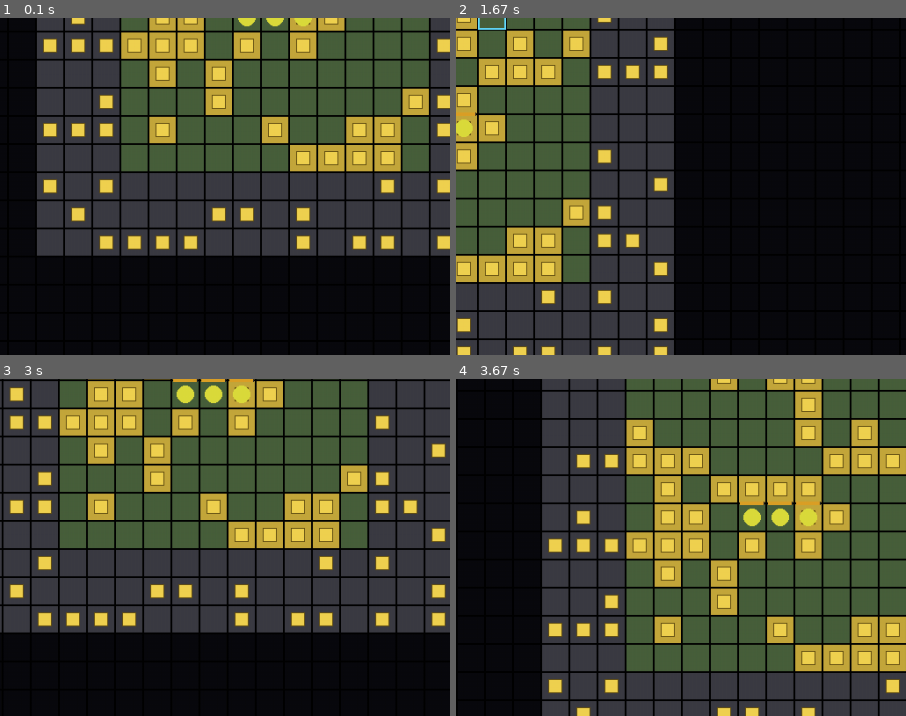
Above: before the commit, frames 1-4 (two rows, left to right).
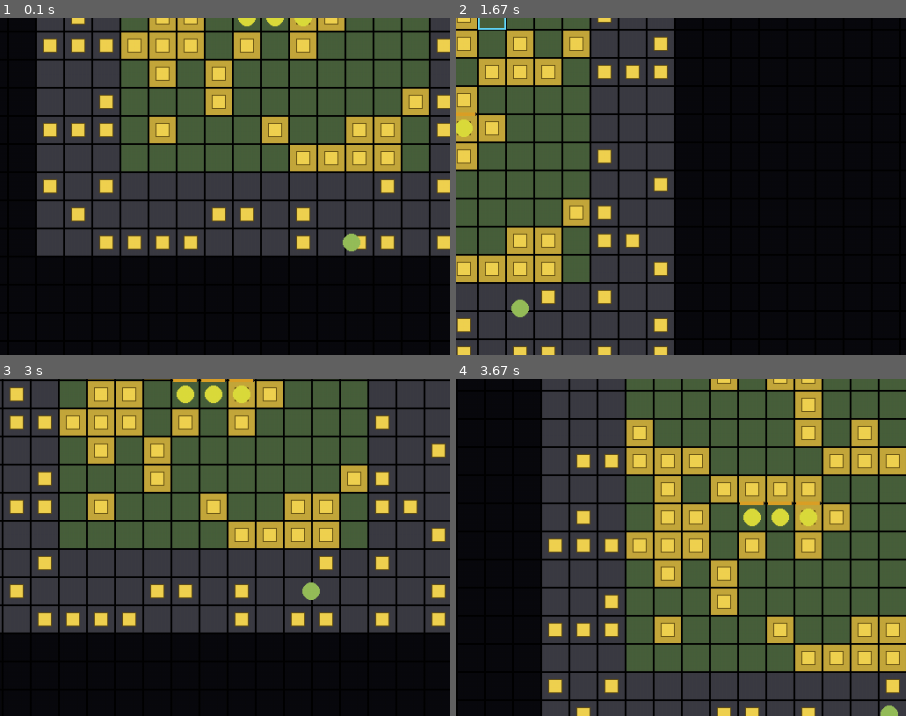
Above: after the commit, the same moments.

Repository: MiohitoKiri5474/PyGame-Final
Game: pygame game, started from src/main.py
Same seed, same stepped clock (60 frames per second), same inputs: the game is played once before the commit and once after it.
Inputs (mouse positions are % of the whole screen's width and height, from its top left):
- Up to frame 1 (0.1 s): no input
- Up to frame 2 (1.67 s): hold Right 0.33-0.8 s; move the mouse to (46, 54) at 0.37 s; hold Up 0.83-1.13 s; move the mouse to (82, 47) at 0.87 s; tap Space at 0.9, 1.23, 1.53 s; tap 2 at 0.98 s; hold Right 1.17-1.63 s; move the mouse to (26, 51) at 1.2 s; tap 3 at 1.32 s
- Up to frame 3 (3 s): click (19, 73) at 1.72 s; hold Left 2-2.53 s; tap Space at 2.07, 2.37, 2.63, 2.97 s; click (65, 15) at 2.08 s; tap 2 at 2.15 s; hold Down 2.57-2.87 s; click (62, 59) at 2.65 s; tap 3 at 2.72 s; hold Left from 2.9 s (still down); click (52, 16) at 2.98 s
- Up to frame 4 (3.67 s): tap Space at 3.27, 3.4 s; release Left at 3.3 s; hold Up from 3.33 s (still down); click (14, 47) at 3.42 s; tap 2 at 3.48 s
The pictures show only the part of the screen within x 21-71%, y 50-100%; the shares and areas given below are measured in that part.

The runs differ from the first frame. In frame 1, 0.2% of the frame differs, in the area x 76-81%, y 63-70%; in frame 2, 0.2%; in frame 3, 0.2%; in frame 4, 0.1%.

Commit message:
feat: implement ticket 24 - wildlife / animal fauna
Neutral animals (Flying Squirrel, Fish, Wild Boar, Horse, Wolf, Bear)
spawn on unclaimed/frontier tiles and wander passively (movement.py's
step_toward_path, same primitive NPC/Monster use). Non-dangerous
species never engage in combat by construction (nothing proximity-
checks them, combat.py untouched); dangerous species flip is_hostile
only via take_damage().

New animal.py (Animal entity) and wildlife.py (placement + tick),
wired through the ticket-13 per-tick hook via plugins.py, same
self-registration pattern as every other feature module. world.py's
World.__init__ owns world.animals directly (unlike nests, which
Game.__init__ owns) since animals are World's own state per the
ticket. save.py persists the animal list and spawn timer.

This branch predated tickets 13/14 merging into develop - merged
develop in before finishing (two add/add doc conflicts resolved by
keeping develop's completed ticket docs, one both-sides-append
conflict in constants.py resolved by keeping both blocks).

/code-review medium: 2 findings.
- ANIMAL_MAX_COUNT was dead configuration (only initial population
  existed, no ongoing cap). Fixed: world.animal_spawn_timer + a
  periodic top-up spawn in _tick_wildlife, mirroring NestManager's
  own ongoing-spawn pattern.
- Animal.is_hostile has no reader yet. Intentional: nothing attacks
  animals until ticket 25 (Hunt task) exists - is_hostile is the
  data-model half of "retaliate", ready for that ticket to consume.
  Building animal-side combat resolution now would duplicate work
  ticket 25 already owns. Documented, not fixed here.

Disclosure: Based on Claude Code generated output.

Diff:
--- /dev/null
+++ b/src/animal.py
@@ -0,0 +1,50 @@
+import random
+
+from coords import tile_at
+from movement import step_toward_path
+
+
+class Animal:
+    """Neutral wildlife: wanders passively, never proximity-aggroes. Dangerous
+    species (Wolf/Bear) only retaliate after being attacked first."""
+
+    def __init__(
+        self,
+        x: float,
+        y: float,
+        species: str,
+        speed: float,
+        dangerous: bool,
+        health: int,
+        rng: random.Random | None = None,
+    ):
+        self.x = x
+        self.y = y
+        self.species = species
+        self.speed = speed
+        self.dangerous = dangerous
+        self.health = health
+        self.is_hostile = False
+        self.path: list[tuple[int, int]] = []
+        self._rng = rng or random.Random()
+
+    @property
+    def is_dead(self) -> bool:
+        return self.health <= 0
+
+    def take_damage(self, amount: float) -> None:
+        self.health -= amount
+        if self.dangerous:
+            self.is_hostile = True
+
+    def set_path(self, path: list[tuple[int, int]]) -> None:
+        self.path = list(path)
+
+    def update(self, dt: float, grid_width: int, grid_height: int) -> None:
+        if not self.path:
+            cx, cy = tile_at(self.x, self.y)
+            dx, dy = self._rng.choice([(-1, 0), (1, 0), (0, -1), (0, 1)])
+            nx, ny = cx + dx, cy + dy
+            if 0 <= nx < grid_width and 0 <= ny < grid_height:
+                self.set_path([(nx, ny)])
+        self.x, self.y, self.path = step_toward_path(self.x, self.y, self.path, self.speed, dt)
--- a/src/constants.py
+++ b/src/constants.py
@@ -115,3 +115,21 @@
     "berries": 0.02,
     "raw_stone": 0.02,
 }
+
+# --- Wildlife / animal fauna (ticket 24) ---
+ANIMAL_INITIAL_COUNT = 10
+ANIMAL_MAX_COUNT = 20
+ANIMAL_SPAWN_INTERVAL = 30.0  # seconds between top-up spawn attempts while under cap
+
+# species -> (speed px/s, dangerous, health)
+ANIMAL_SPECIES = {
+    "FlyingSquirrel": (100.0, False, 10),
+    "Fish": (60.0, False, 10),
+    "WildBoar": (70.0, False, 30),
+    "Horse": (140.0, False, 40),
+    "Wolf": (90.0, True, 35),
+    "Bear": (50.0, True, 60),
+}
+
+COLOR_ANIMAL = (150, 190, 90)
+COLOR_ANIMAL_DANGEROUS = (200, 140, 60)
--- a/src/game.py
+++ b/src/game.py
@@ -31,6 +31,8 @@
     COLOR_HUNGER_BAR,
     COLOR_BAR_BG,
     COLOR_GAME_OVER,
+    COLOR_ANIMAL,
+    COLOR_ANIMAL_DANGEROUS,
 )
 from camera import Camera
 from combat import resolve_combat
@@ -198,6 +200,7 @@
         self.screen.fill(COLOR_BG)
         self.render_grid()
         self.render_nests()
+        self.render_animals()
         self.render_npcs()
         self.render_monsters()
         render_overlays(self.screen, self.world, self.camera)
@@ -233,6 +236,16 @@
             if fill_w > 0:
                 pygame.draw.rect(self.screen, COLOR_HUNGER_BAR,
                                  pygame.Rect(bar_x, bar_y, fill_w, bar_h))
+
+    def render_animals(self) -> None:
+        for animal in self.world.animals:
+            tx, ty = tile_at(animal.x, animal.y)
+            if not self.world.grid.get(tx, ty).revealed:
+                continue
+            screen_x = int(animal.x - self.camera.x)
+            screen_y = int(animal.y - self.camera.y)
+            color = COLOR_ANIMAL_DANGEROUS if animal.dangerous else COLOR_ANIMAL
+            pygame.draw.circle(self.screen, color, (screen_x, screen_y), NPC_RADIUS)
 
     def render_monsters(self) -> None:
         for monster in self.monsters:
--- a/src/plugins.py
+++ b/src/plugins.py
@@ -9,3 +9,4 @@
 import build_task  # noqa: F401
 import render_buildings  # noqa: F401
 import destroy_task  # noqa: F401
+import wildlife  # noqa: F401
--- a/src/save.py
+++ b/src/save.py
@@ -5,6 +5,7 @@
 import json
 from pathlib import Path
 
+from animal import Animal
 from build_task import Building
 from day_night import DayNightCycle
 from game_over import GameOverState
@@ -54,6 +55,20 @@
             {"type": b.type, "x": b.x, "y": b.y, "block": b.block, "attack": b.attack}
             for b in world.buildings
         ],
+        "animals": [
+            {
+                "x": a.x,
+                "y": a.y,
+                "species": a.species,
+                "speed": a.speed,
+                "dangerous": a.dangerous,
+                "health": a.health,
+                "is_hostile": a.is_hostile,
+                "path": [list(p) for p in a.path],
+            }
+            for a in world.animals
+        ],
+        "animal_spawn_timer": world.animal_spawn_timer,
         "tasks": [
             {
                 "type": t.type,
@@ -123,6 +138,16 @@
         Building(type=b["type"], x=b["x"], y=b["y"], block=b["block"], attack=b["attack"])
         for b in data["buildings"]
     ]
+    world.animals = []
+    for ad in data.get("animals", []):
+        animal = Animal(
+            ad["x"], ad["y"], species=ad["species"], speed=ad["speed"],
+            dangerous=ad["dangerous"], health=ad["health"],
+        )
+        animal.is_hostile = ad["is_hostile"]
+        animal.path = [tuple(p) for p in ad["path"]]
+        world.animals.append(animal)
+    world.animal_spawn_timer = data.get("animal_spawn_timer", 0.0)
 
     tasks = [Task(type=t["type"], target=tuple(t["target"])) for t in data["tasks"]]
     world.tasks = TaskQueue()
--- /dev/null
+++ b/src/wildlife.py
@@ -0,0 +1,51 @@
+from __future__ import annotations
+
+import random
+from typing import TYPE_CHECKING
+
+from animal import Animal
+from constants import ANIMAL_MAX_COUNT, ANIMAL_SPAWN_INTERVAL, ANIMAL_SPECIES
+from coords import tile_center
+from extensions import register_tick
+
+if TYPE_CHECKING:
+    from grid import Grid
+    from world import World
+
+Tile = tuple[int, int]
+
+
+def _unclaimed_tiles(grid: "Grid") -> list[Tile]:
+    return [(x, y) for y in range(grid.height) for x in range(grid.width) if not grid.get(x, y).claimed]
+
+
+def _spawn_animal(tile: Tile, rng: random.Random) -> Animal:
+    species = rng.choice(list(ANIMAL_SPECIES.keys()))
+    speed, dangerous, health = ANIMAL_SPECIES[species]
+    x, y = tile_center(*tile)
+    return Animal(x, y, species=species, speed=speed, dangerous=dangerous, health=health, rng=rng)
+
+
+def create_initial_animals(grid: "Grid", count: int, rng: random.Random | None = None) -> list[Animal]:
+    """Place animals on unclaimed/frontier tiles, away from claimed territory."""
+    rng = rng or random.Random()
+    candidates = _unclaimed_tiles(grid)
+    chosen = rng.sample(candidates, min(count, len(candidates)))
+    return [_spawn_animal(tile, rng) for tile in chosen]
+
+
+def _tick_wildlife(world: "World", dt: float) -> None:
+    for animal in world.animals:
+        animal.update(dt, world.grid.width, world.grid.height)
+
+    world.animal_spawn_timer += dt
+    if world.animal_spawn_timer >= ANIMAL_SPAWN_INTERVAL:
+        world.animal_spawn_timer = 0.0
+        if len(world.animals) < ANIMAL_MAX_COUNT:
+            candidates = _unclaimed_tiles(world.grid)
+            if candidates:
+                tile = random.choice(candidates)
+                world.animals.append(_spawn_animal(tile, random.Random()))
+
+
+register_tick(_tick_wildlife)
--- a/src/world.py
+++ b/src/world.py
@@ -1,11 +1,12 @@
 import plugins  # noqa: F401  # side effect: populates task.TASK_TYPES via plugins.py
 
-from constants import STARTING_NPC_COUNT
+from constants import ANIMAL_INITIAL_COUNT, STARTING_NPC_COUNT
 from coords import tile_center
 from grid import Grid
 from inventory import Inventory
 from npc import NPC
 from task import TaskQueue
+from wildlife import create_initial_animals
 
 
 class World:
@@ -14,6 +15,8 @@
         self.inventory = Inventory()
         self.tasks = TaskQueue()
         self.buildings: list = []
+        self.animals = create_initial_animals(self.grid, ANIMAL_INITIAL_COUNT)
+        self.animal_spawn_timer = 0.0
 
         center_x, center_y = self.grid.width // 2, self.grid.height // 2
         self.npcs: list[NPC] = [
--- /dev/null
+++ b/tests/test_animal.py
@@ -0,0 +1,51 @@
+from animal import Animal
+from constants import TILE_SIZE
+
+
+def test_new_animal_is_not_hostile():
+    animal = Animal(0.0, 0.0, species="Wolf", speed=90.0, dangerous=True, health=35)
+    assert animal.is_hostile is False
+
+
+def test_non_dangerous_species_stays_non_hostile_after_taking_damage():
+    animal = Animal(0.0, 0.0, species="WildBoar", speed=70.0, dangerous=False, health=30)
+    animal.take_damage(10)
+    assert animal.is_hostile is False
+
+
+def test_dangerous_species_becomes_hostile_only_after_taking_damage():
+    animal = Animal(0.0, 0.0, species="Bear", speed=50.0, dangerous=True, health=60)
+    assert animal.is_hostile is False
+    animal.take_damage(10)
+    assert animal.is_hostile is True
+
+
+def test_take_damage_reduces_health():
+    animal = Animal(0.0, 0.0, species="Horse", speed=140.0, dangerous=False, health=40)
+    animal.take_damage(15)
+    assert animal.health == 25
+
+
+def test_is_dead_when_health_reaches_zero():
+    animal = Animal(0.0, 0.0, species="Fish", speed=60.0, dangerous=False, health=10)
+    assert not animal.is_dead
+    animal.take_damage(10)
+    assert animal.is_dead
+
+
+def test_update_wanders_to_a_new_tile_over_time():
+    animal = Animal(16.0, 16.0, species="FlyingSquirrel", speed=1000.0, dangerous=False, health=10)
+    start = (animal.x, animal.y)
+    for _ in range(30):
+        animal.update(1 / 60, grid_width=10, grid_height=10)
+    assert (animal.x, animal.y) != start
+
+
+def test_update_never_wanders_out_of_grid_bounds():
+    # animal starts in the top-left corner tile - half its possible wander
+    # directions would leave the grid if not bounds-checked
+    animal = Animal(16.0, 16.0, species="Fish", speed=1000.0, dangerous=False, health=10)
+    for _ in range(300):
+        animal.update(1 / 60, grid_width=2, grid_height=2)
+        assert 0 <= animal.x < 2 * TILE_SIZE
+        assert 0 <= animal.y < 2 * TILE_SIZE
--- a/tests/test_save.py
+++ b/tests/test_save.py
@@ -33,6 +33,16 @@
     assigned_task = world.tasks.add("BuildWall", (7, 7))
     assigned_task.assigned_npc = npc_b
     npc_b.task = assigned_task
+
+    # World(npc_count=0) already auto-spawns initial wildlife; pin one to
+    # known values instead of relying on its random species/position
+    animal = world.animals[0]
+    animal.species = "Bear"
+    animal.dangerous = True
+    animal.health = 45
+    animal.is_hostile = True
+    animal.set_path([(8, 8)])
+    world.animal_spawn_timer = 17.5
 
     cycle = DayNightCycle()
     cycle.round_number = 3
@@ -87,6 +97,14 @@
     assert loaded_cycle.timer == 12.5
     assert loaded_monsters[0].health == 17
 
+    loaded_bear = next(a for a in loaded_world.animals if a.species == "Bear")
+    assert loaded_bear.dangerous is True
+    assert loaded_bear.health == 45
+    assert loaded_bear.is_hostile is True
+    assert loaded_bear.path == [(8, 8)]
+    assert len(loaded_world.animals) == len(world.animals)
+    assert loaded_world.animal_spawn_timer == 17.5
+
 
 def test_round_trip_preserves_tuple_types_not_lists(tmp_path):
     world, cycle, nest_manager, monsters, game_over_state, _ = _build_nontrivial_state()
@@ -100,6 +118,8 @@
         assert all(isinstance(p, tuple) for p in npc.path)
     for monster in loaded_monsters:
         assert all(isinstance(p, tuple) for p in monster.path)
+    for animal in loaded_world.animals:
+        assert all(isinstance(p, tuple) for p in animal.path)
 
 
 def test_load_with_no_file_returns_none(tmp_path):
--- /dev/null
+++ b/tests/test_wildlife.py
@@ -0,0 +1,82 @@
+import random
+
+from animal import Animal
+from constants import ANIMAL_MAX_COUNT, ANIMAL_SPAWN_INTERVAL, ANIMAL_SPECIES
+from grid import Grid
+from wildlife import _tick_wildlife, _unclaimed_tiles, create_initial_animals
+from world import World
+
+
+def _mostly_unclaimed_grid() -> Grid:
+    grid = Grid()
+    # new-game Grid already claims a small radius around the center; the
+    # rest of the map (most of it) stays unclaimed, which is what we need
+    return grid
+
+
+def test_create_initial_animals_only_spawns_on_unclaimed_tiles():
+    grid = _mostly_unclaimed_grid()
+    animals = create_initial_animals(grid, count=15, rng=random.Random(1))
+    for animal in animals:
+        from coords import tile_at
+
+        tx, ty = tile_at(animal.x, animal.y)
+        assert not grid.get(tx, ty).claimed
+
+
+def test_create_initial_animals_respects_requested_count():
+    grid = _mostly_unclaimed_grid()
+    animals = create_initial_animals(grid, count=7, rng=random.Random(2))
+    assert len(animals) == 7
+
+
+def test_create_initial_animals_caps_at_available_unclaimed_tiles():
+    grid = _mostly_unclaimed_grid()
+    available = len(_unclaimed_tiles(grid))
+    animals = create_initial_animals(grid, count=available + 1000, rng=random.Random(3))
+    assert len(animals) == available
+
+
+def test_create_initial_animals_uses_species_from_the_named_table():
+    grid = _mostly_unclaimed_grid()
+    animals = create_initial_animals(grid, count=20, rng=random.Random(4))
+    for animal in animals:
+        assert animal.species in ANIMAL_SPECIES
+        speed, dangerous, health = ANIMAL_SPECIES[animal.species]
+        assert animal.speed == speed
+        assert animal.dangerous == dangerous
+        assert animal.health == health
+
+
+def _dummy_animals(n: int) -> list[Animal]:
+    return [Animal(0.0, 0.0, species="Fish", speed=60.0, dangerous=False, health=10) for _ in range(n)]
+
+
+def test_tick_wildlife_tops_up_population_after_interval_elapses():
+    world = World(npc_count=0)
+    world.animals = []
+    world.animal_spawn_timer = 0.0
+
+    _tick_wildlife(world, ANIMAL_SPAWN_INTERVAL)
+
+    assert len(world.animals) == 1
+
+
+def test_tick_wildlife_does_not_spawn_before_interval_elapses():
+    world = World(npc_count=0)
+    world.animals = []
+    world.animal_spawn_timer = 0.0
+
+    _tick_wildlife(world, ANIMAL_SPAWN_INTERVAL - 1.0)
+
+    assert len(world.animals) == 0
+
+
+def test_tick_wildlife_never_exceeds_max_count():
+    world = World(npc_count=0)
+    world.animals = _dummy_animals(ANIMAL_MAX_COUNT)
+    world.animal_spawn_timer = 0.0
+
+    _tick_wildlife(world, ANIMAL_SPAWN_INTERVAL)
+
+    assert len(world.animals) == ANIMAL_MAX_COUNT
Not shown, changed: docs/tickets/expansion/part-3-wildlife-economy/24-wildlife-fauna.md
